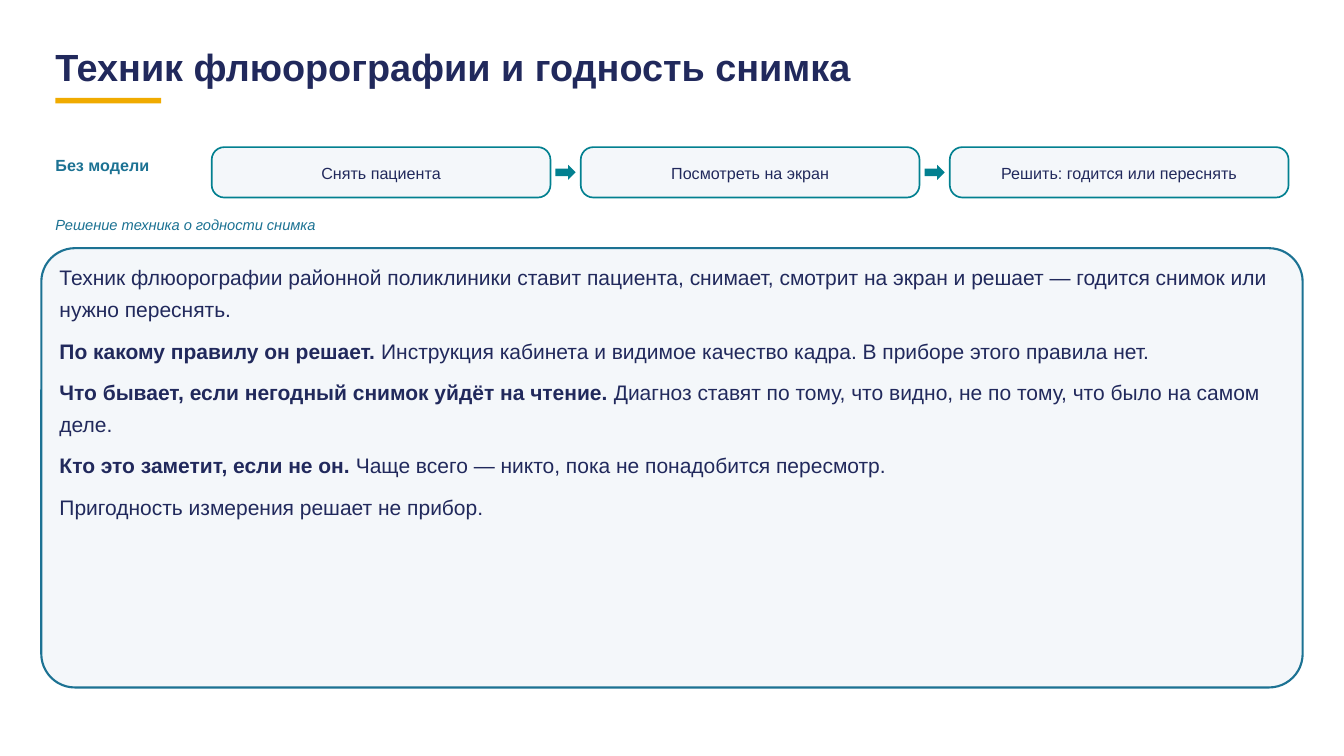
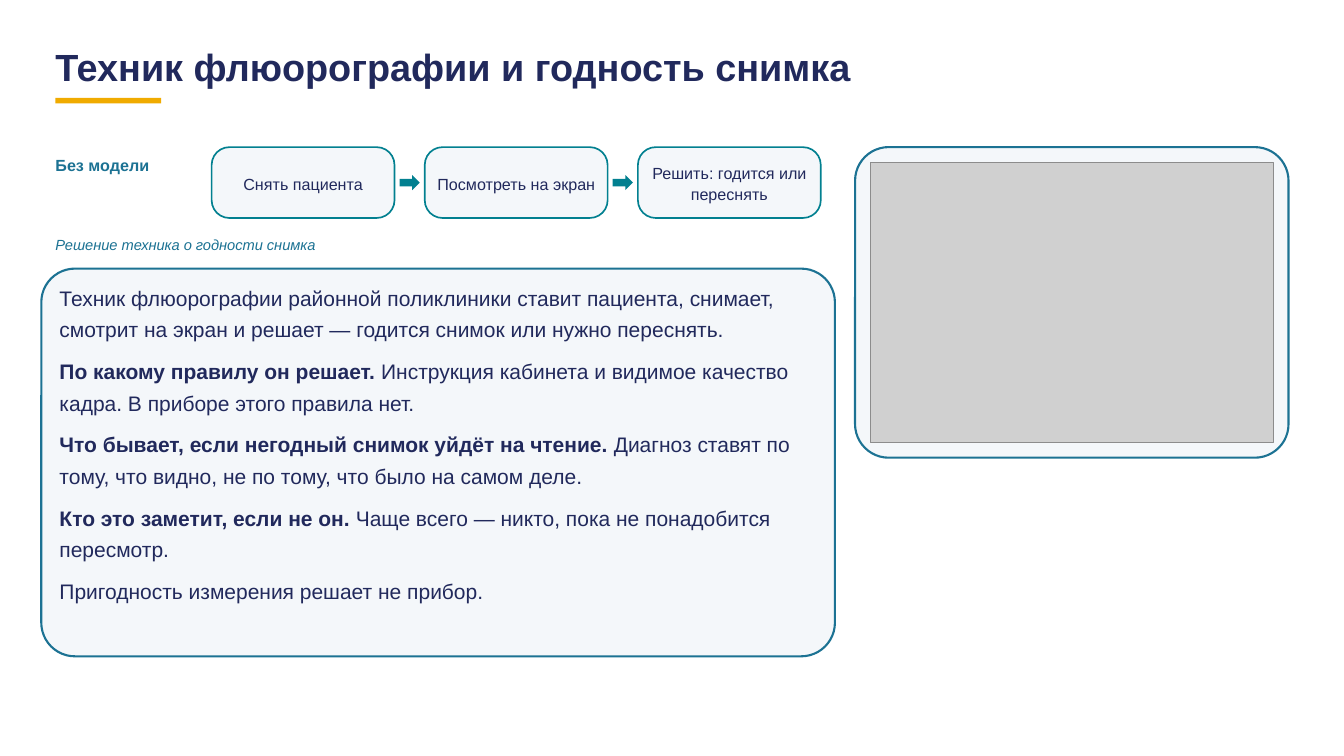
Before and after one commit to tellina-study/AI-usage-lessons, a slide deck: slide 26 of library/lectures/lec-07/rework/deck/lec-07-karkas.pptx. Drawn at 1344x756 pixels with LibreOffice and Linux fonts; fonts in the diff are those of the drawing; grey boxes stand for pictures. Boxes give left, top, right and bottom in pixels: in the first picture for what was removed or moved away, otherwise in the second. Text is boxed around its words. In the diff, an @@ line names an element or a change of style, - is before the commit and + after.

```diff
--- a/library/lectures/lec-07/rework/deck/lec-07-karkas.pptx
+++ b/library/lectures/lec-07/rework/deck/lec-07-karkas.pptx
@@ rounded rectangle: place and size @@
-rounded rectangle at (212,147,551,198)
+rounded rectangle at (212,147,394,218)
@@ rounded rectangle added at (424,147,607,218), fill #F4F7FA, outline #028090 1.2 pt @@
@@ rounded rectangle: place and size @@
-rounded rectangle at (581,147,920,198)
+rounded rectangle at (638,147,821,218)
@@ rounded rectangle added at (855,147,1289,458), fill #F4F7FA, outline #1C7293 1.5 pt @@
@@ rounded rectangle removed at (950,147,1289,198) @@
@@ text "Снять пациента": place and size @@
-text "Снять пациента" at (321,167,441,183)
+text "Снять пациента" at (243,178,363,193)
@@ right arrow: place and size @@
-right arrow at (925,165,945,180)
+right arrow at (399,175,419,191)
@@ text "Посмотреть на экран": place and size @@
-text "Посмотреть на экран" at (671,168,829,183)
+text "Посмотреть на экран" at (437,179,595,194)
@@ right arrow: place and size @@
-right arrow at (556,165,576,180)
+right arrow at (613,175,633,191)
@@ text "Решить: годится или переснять" rewrapped from (1001,168,1237,183) to (652,168,806,204) @@
@@ picture added at (870,162,1273,443) @@
@@ text "Решение техника о годности снимка": place and size @@
-text "Решение техника о годности снимка" at (55,219,316,230)
+text "Решение техника о годности снимка" at (55,239,316,250)
@@ rounded rectangle: place and size @@
-rounded rectangle at (41,248,1303,688)
+rounded rectangle at (41,268,835,656)
@@ rounded rectangle at (41,268,835,656): proportions changed @@
@@ text "Техник флюорографии районной поликлиники ставит ..." rewrapped from (59,269,1267,520) to (59,290,790,603) @@
```
Also in this commit, not shown: 6 other slides changed, 15 other files.
